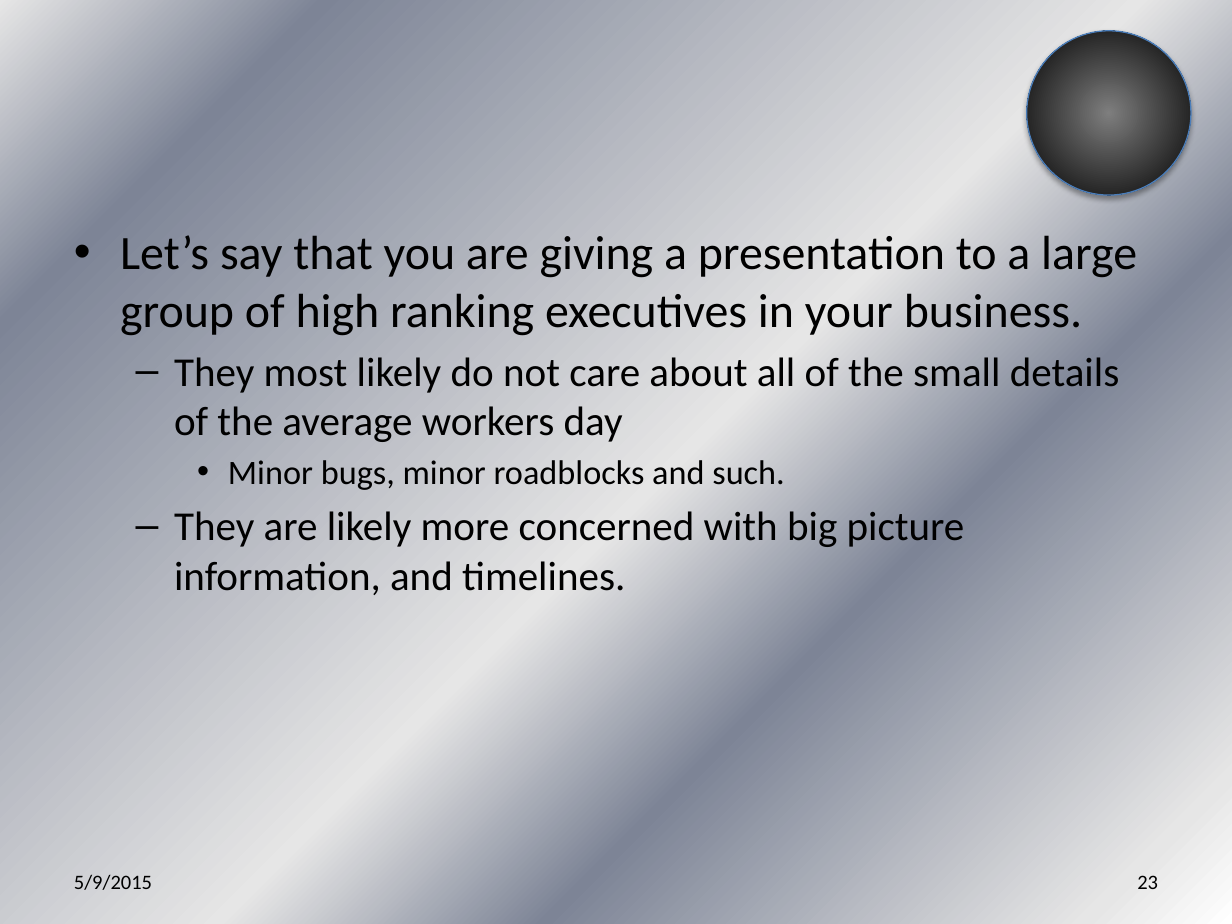
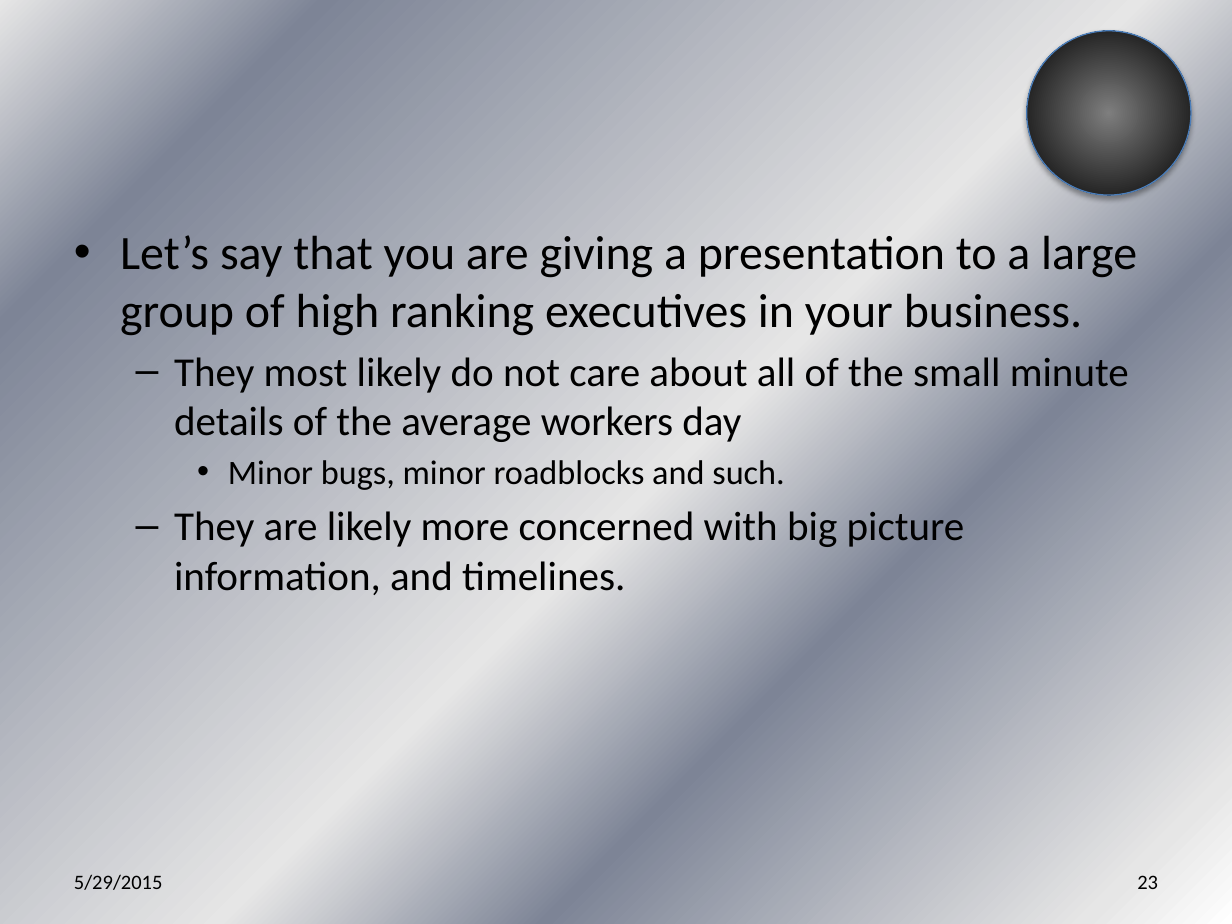
Before and after one commit to jegroom102080/What_is_Data_Science_Anyway, a slide deck: slide 23 of What is Data Science Anyway.pptx. Drawn at 1232x924 pixels with LibreOffice and Linux fonts; fonts in the diff are those of the drawing. Boxes give left, top, right and bottom in pixels: in the first picture for what was removed or moved away, otherwise in the second. Text is boxed around its words. In the diff, an @@ line names an element or a change of style, - is before the commit and + after.

```diff
--- a/What is Data Science Anyway.pptx
+++ b/What is Data Science Anyway.pptx
@@ text at box(174, 357, 1129, 442): text changed @@
-  – They most likely do not care about all of the small details of the average workers day
+  – They most likely do not care about all of the small minute details of the average workers day
@@ text at box(74, 874, 163, 890): text changed @@
-5/9/2015
+5/29/2015
```
Also in this commit, not shown: 43 other slides changed, 1 slide added, 1 other file.
